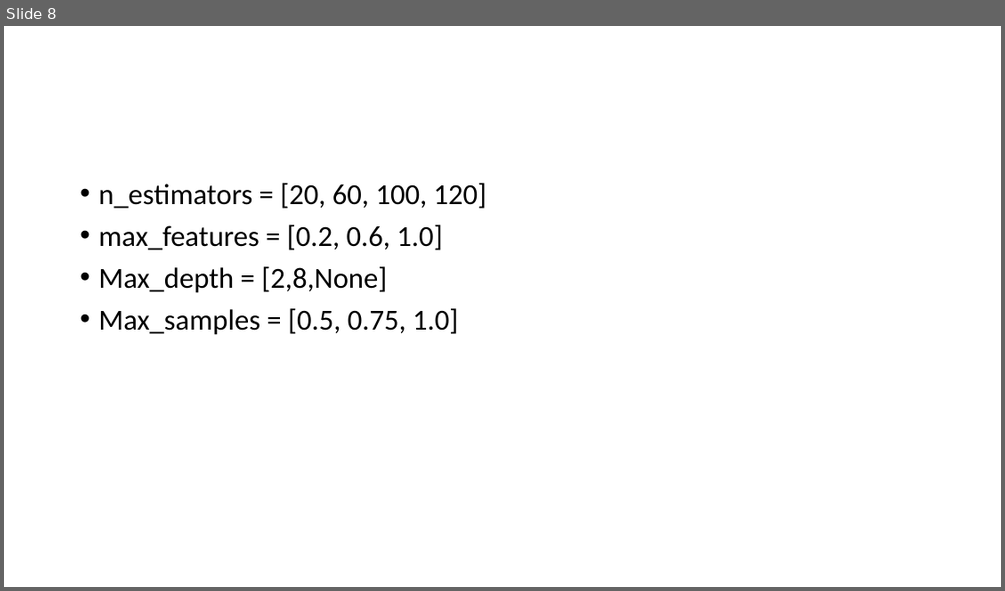
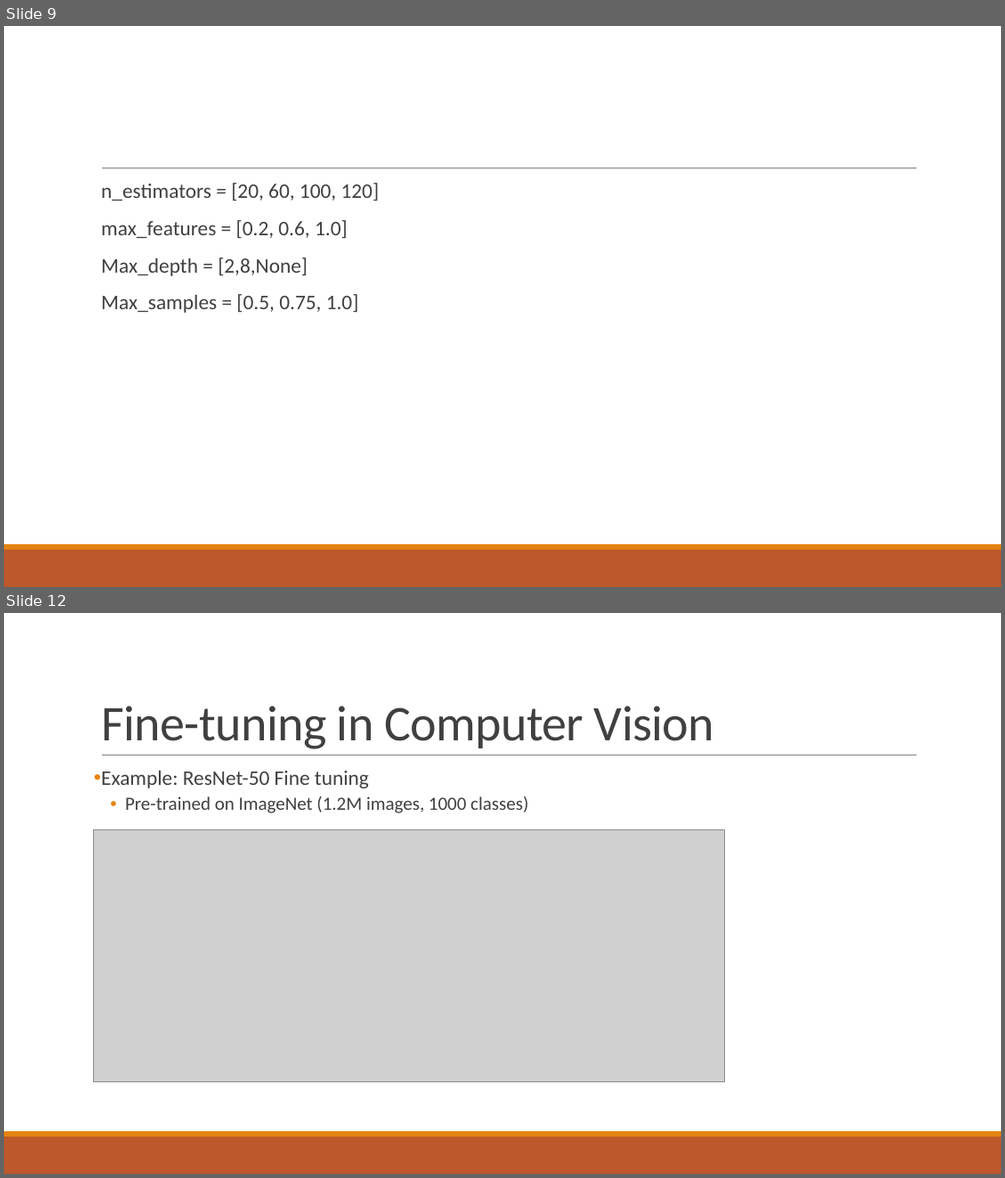
Before and after one commit to SubashSah/AI-Intern-2025, a slide deck: Task 3/Fine-tuning model.pptx. Shown one above the other, each under a label of ours: slide 8 before the commit, slides 9 and 12 after it; the slides between them are not shown. The pictures are 1005x591 and 1005x1178 pixels, drawn with LibreOffice and Linux fonts; fonts in the diff are those of the drawing; grey boxes stand for pictures. Boxes give left, top, right and bottom in pixels: in the first picture for what was removed or moved away, otherwise in the second. Text is boxed around its words. In the diff, an @@ line names an element or a change of style, - is before the commit and + after.

Commit message:
Updated hyperparameter tuning and model fine-tuning

```diff
--- a/Task 3/Fine-tuning model.pptx
+++ b/Task 3/Fine-tuning model.pptx
@@ slide 12 added at [4, 613, 1001, 1174], background #FFFFFF; not listed: 3 template elements that a slide beside it also shows @@
@@ title added at [101, 706, 714, 749], 48 pt, text #404040 @@
+Fine-tuning in Computer Vision
@@ text added at [101, 771, 528, 813], 18 pt, text #404040 @@
+• Example: ResNet-50 Fine tuning
+  • Pre-trained on ImageNet (1.2M images, 1000 classes)
@@ picture added at [94, 830, 725, 1082] @@
@@ what was slide 8 is now slide 9 @@
@@ slide 9 changed as well @@
@@ text "n_estimators = [20, 60, 100, ..." at [101, 183, 380, 313]: size 28 to 20 pt, text colour #000000 to #404040; bullet • to  ; more space between paragraphs @@
@@ line added from (102, 168) to (917, 168), #808080 0.5 pt @@
@@ rectangle added at [4, 549, 1001, 587], fill #BD582C @@
@@ rectangle added at [4, 544, 1001, 549], fill #E48312 @@
```
Also in this commit, not shown: 7 other slides changed, 4 other slides added, 2 slides removed.
